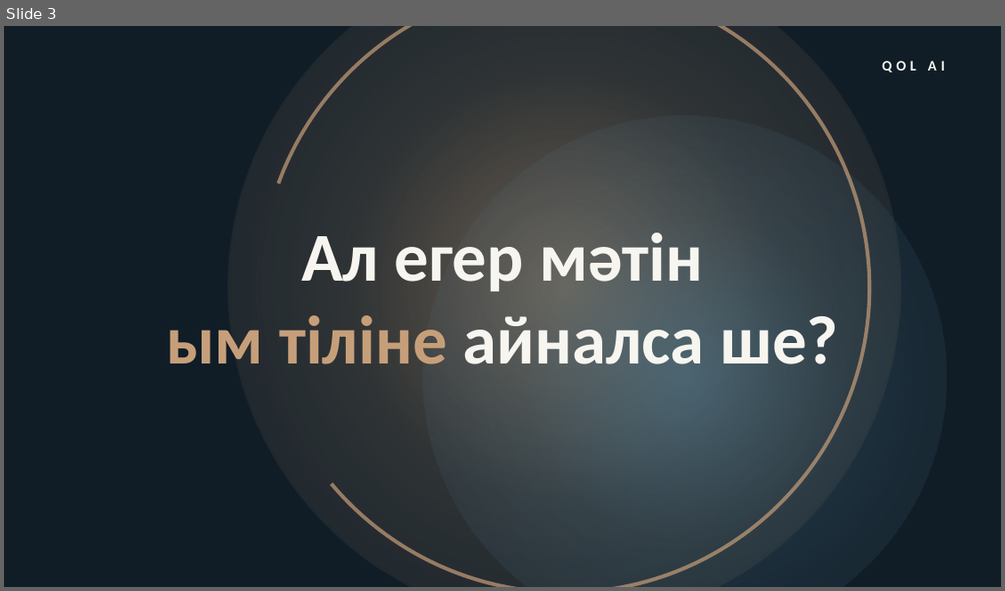
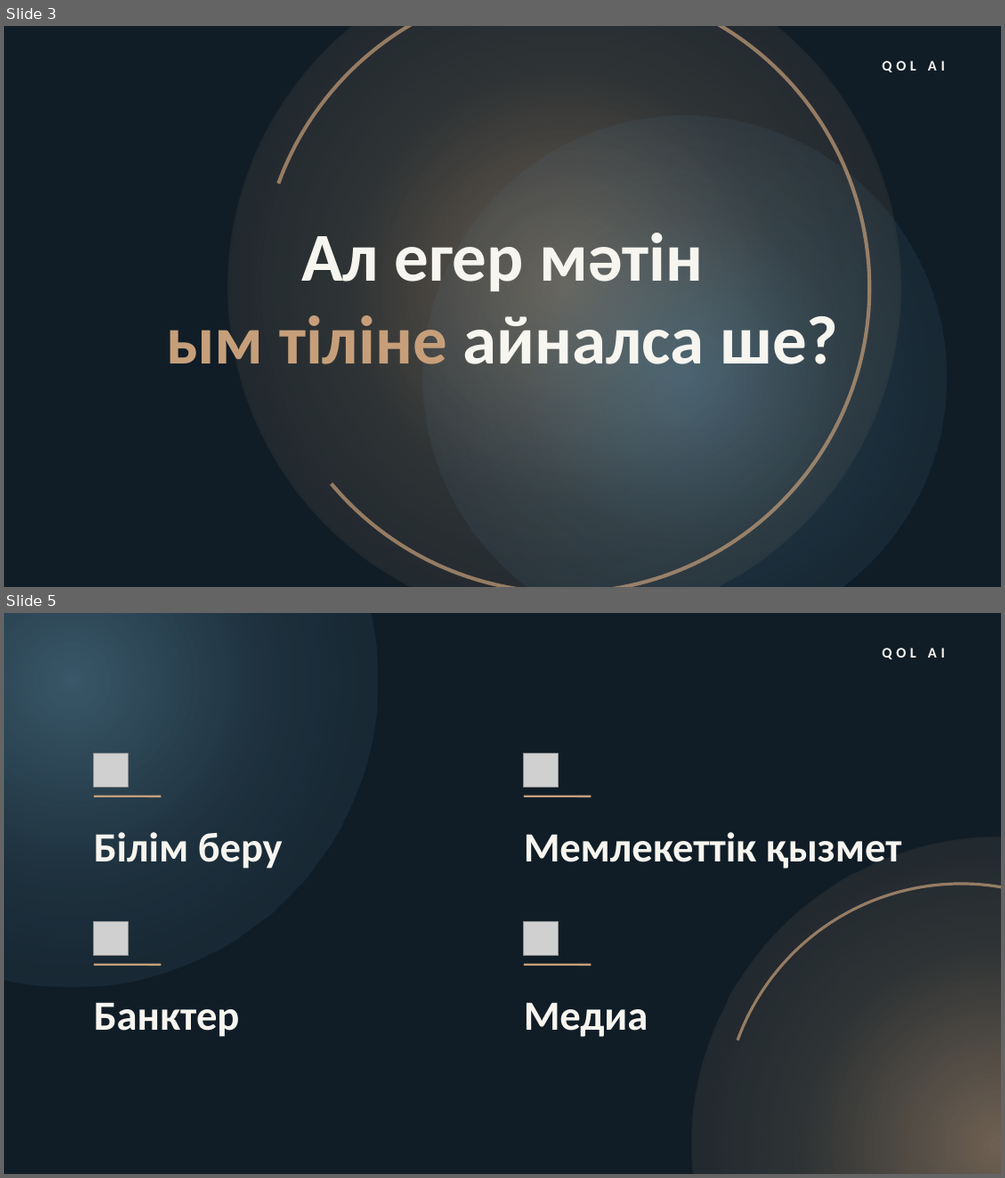
Before and after one commit to LofiSilent/Qol-Ai, a slide deck: presentation/Qol_AI_presentation_KZ.pptx. Shown one above the other, each under a label of ours: slide 3 before the commit, slides 3 and 5 after it; the slides between them are not shown. The pictures are 1005x591 and 1005x1178 pixels, drawn with LibreOffice and Linux fonts; fonts in the diff are those of the drawing; grey boxes stand for pictures; background and template pictures are left out. Boxes give left, top, right and bottom in pixels: in the first picture for what was removed or moved away, otherwise in the second. Text is boxed around its words. In the diff, an @@ line names an element or a change of style, - is before the commit and + after.

```diff
--- a/presentation/Qol_AI_presentation_KZ.pptx
+++ b/presentation/Qol_AI_presentation_KZ.pptx
@@ slide 5 added at (4,613,1001,1174), background #101D27 @@
@@ ellipse added at (4,613,378,987), fill gradient #527B91 @@
@@ text added at (882,648,945,659), 14 pt, text #F7F5EF, bold @@
+QOL AI
@@ picture added at (94,753,128,787) @@
@@ picture added at (524,753,558,787) @@
@@ line added from (94, 796) to (161, 796), #C69F7A 2 pt @@
@@ line added from (524, 796) to (591, 796), #C69F7A 2 pt @@
@@ text added at (94,832,283,868), 40 pt, text #F7F5EF, bold @@
+Білім беру
@@ text added at (524,832,902,868), 40 pt, text #F7F5EF, bold @@
+Мемлекеттік қызмет
@@ ellipse added at (692,837,1001,1174), fill gradient #C69F7A @@
@@ arch (boxed as its full ring) added at (722,882,1001,1174), fill #C69F7A at 70% opacity @@
@@ picture added at (94,921,128,956) @@
@@ picture added at (524,921,558,956) @@
@@ line added from (94, 965) to (161, 965), #C69F7A 2 pt @@
@@ line added from (524, 965) to (591, 965), #C69F7A 2 pt @@
@@ text added at (94,1002,240,1037), 40 pt, text #F7F5EF, bold @@
+Банктер
@@ text added at (524,1002,648,1037), 40 pt, text #F7F5EF, bold @@
+Медиа
```
Also in this commit, not shown: 2 slides changed, 1 other slide added, 3 slides removed, 1 other file.
